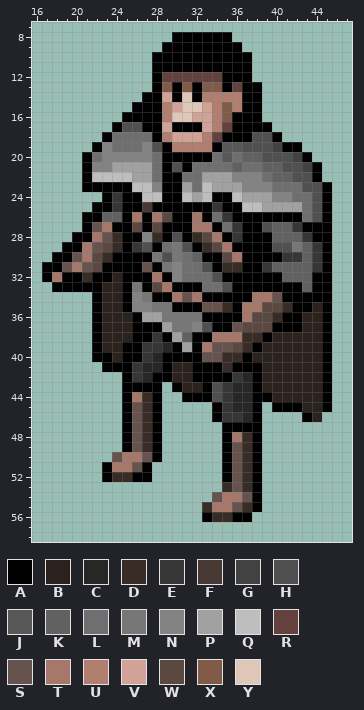
One commit to this pixel-art sprite: Assets/Sprites/playerFL1.png. The picture above was drawn from the file before the commit.
The file is 64x64 pixels. Colours within 5 levels of each other are drawn and written as one. Shown: x 16..47, y 7..58.
Palette (. is transparent): A #000000  B #2b221e  C #272727  D #382c27  E #363636  F #493934  G #424242  H #505050  J #585858  K #616161  L #6f6f6f  M #777777  N #838383  P #a1a1a1  Q #bebebe  R #62413e  S #67534e  T #a77769  U #b17e70  V #d2a297  W #5b4840  X #815b47  Y #dfc7b7
Pixels before, first column x 17:
 8 .............AAAAAA..........
 9 ............AAAAAAAA.........
10 ...........AAAAAAAAAA........
11 ...........AAAAAAAAAA........
12 ...........ARRRRRRAAA........
13 ...........AXAXAXXARAA.......
14 ..........AAVAYAUUUUAA.......
15 .........AAAUVYYVUXUAA.......
16 ........AAAAUYYVVUXAAA.......
17 .......AHHAAVAAAVURAAAA......
18 ......ALLLLAUVVVURAAAHHA.....
19 .....ANLLLNHAUUUUAJJHHHGAA...
20 ....ALNNNNNLAAAAALJLKKHHHGA..
21 ....ANNPPPPLAHALLLLKLLKKHHGA.
22 ....AQQQQPPLAALLPPPNNNLKKHHA.
23 ....AAAAAQQNAAPLQPPPNNNLLLHHA
24 ......AEAAQQAAQPQAAQPPPNNLLHA
25 .....AAEAAFAAAAAAEAAQQPPPPLHA
26 ....AAKKATATWAATALEAAAAAAALHA
27 ....ASTAAWAWAAATTALEAAHKKEAAA
28 ...AATSDAANDAHADWTAEAAAKKKEAA
29 ..AATSWDAEHALMHADWTAAAAHHMKEA
30 .AASTWDAAAAMHMLKAAWTAAAAEEKEA
31 AASTSWAAAASAMNLLHADDAAEKKKKEA
32 ATAADAABAAATANLLLHAAAAAAKKKAA
33 .AAAAABBAMAWTAAALLHAAAAAAAKAA
34 .....ABBANMAATSTAAAAATTSAAAAA
35 .....ABBANNMMAAASSDATTWWDAABA
36 .....ABBBAPPMMMMAAAATWWDAABBA
37 .....ABBBAAAPMMNHAASWWWAAABBA
38 .....ABBBAAEAPKAATTTDDABBBBBA
39 .....ABBAAEECAPATSSWDABBBBBBA
40 .....AABAAECAAAASSDDABBBBBBBA
41 ......AAAECCABBAAADAAABBBBBBA
42 ........AECAABBAAAAECABBBBBBA
43 ........AAAA.ABBAHECCABBBBBBA
44 ........ATDA..AAAHECCAABBBBBA
45 ........ASDA.....AECCA.AAABBA
46 ........ASDA.....AEECA....AB.
47 ........ASDA......AAAA.......
48 ........ASDA......ATDA.......
49 ........ASDA......ASDA.......
50 .......STTSA......ASDA.......
51 ......ATTSA.......ASDA.......
52 ......ADDAA.......ASDA.......
53 ..................DSDA.......
54 .................STTSA.......
55 ................DTTSDA.......
56 ................ADDAA........
New version:
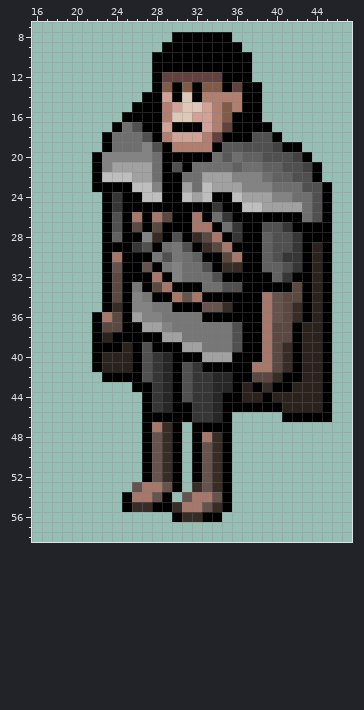
From the commit log: Updated player sprite and walk cycle sheets
Diff:
Changed rows in their new state; - is an unchanged pixel.
first column x 17:
17 --------L--------------------
18 ----------H------------------
19 -----.A----------------------
20 ----.A-----------------------
21 ----.A-----------------------
22 ----.A-----------------------
23 ----.------------------------
25 -----.----A------------------
26 ----..AH---------------------
27 ----..AH---------------HEA---
28 ---...AK--------------KHHEA--
29 --....AA--------------K--EAB-
30 -.....AT--------------KH--AB-
31 ......-S--------------K-HEAB-
32 ......-W---------------KEAAB-
33 -.....AW-----------H-----WAB-
34 -----.AW-------------A--WW-B-
35 -----.AD------------AATSWD---
36 ------TWAPNN--------AATSWDA--
37 ------WWA-PPN--MMMMHAATWW----
38 -------AA--AP-MMMMMHAATWWA---
39 ------AAB-HAA--PMMMHA-TWDA---
40 ------B-B-HEC---PPPA-ATWDA---
41 -----ABBBAHECAHE--A--TTWDA---
42 ------AA-AHECAHEECCAAWWDAA---
43 --------.--EC-HEECCAB-DAA----
44 --------..AECAHEECAABB-------
45 --------..AECAAEECAAA-A-BB---
46 --------..A-AAAEECA...--AA-AA
47 --------..ATDA-AAA-...-------
48 --------..ASDA-ATD-...-------
49 --------..ASDA-ASD-...-------
50 -------...ASDA-ASD-...-------
51 ------....-SDA-ASD-...-------
52 ------....-SDA-ASD-...-------
53 ---------STTSA-DSDA...-------
54 --------ATTSA-STT-A...-------
55 --------ADDAADTTSDA...-------
56 -------------ADD-A...--------
Boxes around the changes in both pictures, in picture pixels (x1, y1, x2, y2):
changed: (42, 122, 332, 522)
